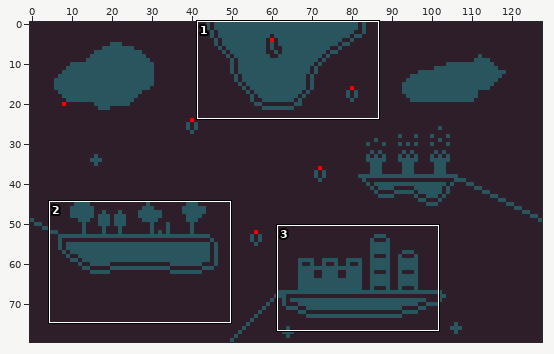
Two versions of one sprite sheet, chunks/sky/ci1.png. Above, an overview of the earlier version with the close-up marked.
Close-up. Old version:
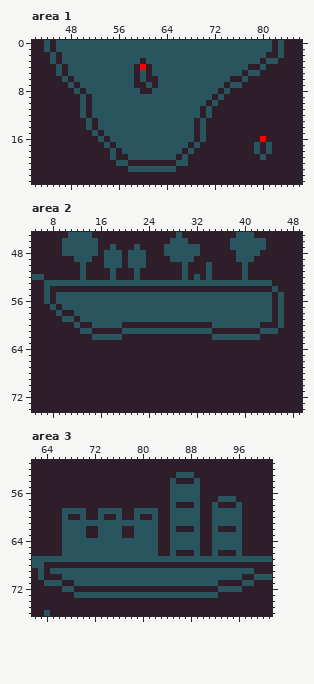
The file is 128x80 pixels. Colours within 5 levels of each other are drawn and written as one. Shown: area 1: x 42..86, y 0..23; area 2: x 5..49, y 45..74; area 3: x 62..101, y 51..76. The commit also changed other parts of the picture, which this record leaves out.
The result:
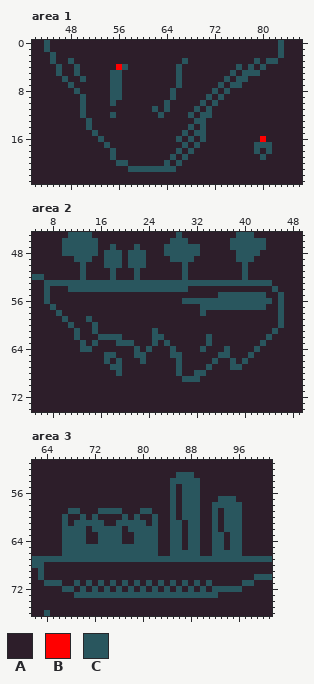
Palette (. is transparent): A #2d1e2a  B #ff0000  C #29565e
Changes in this commit:
Changed rows in their new state; - is an unchanged pixel.
Area 1:
first column x 46:
 0 AAAAAAAAAAAAAAAAAAAAAAAAAAAAAAAAAAAA
 1 AAAAAAAAAAAAAAAAAAAAAAAAAAAAAAAAAAAA
 2 -AAAAAAAAAAAAAAAAAAAAAAAAAAAAAAAAAA-
 3 -A-AAAAAAAAAAA-AAAAAA-AAAAAAAAAAA---
 4 --A-AAAAAAB-A-A-AAAA-AAAAAAAAA-AC---
 5 --A-AAAAA--AA-A-AAAA-AAAAAAAA-AC----
 6 ---A-AAAA--AA-A--AAA-AAAAAAA--C-----
 7 ----AAAAA--AA--A-AAA-AAAAAA---------
 8 -----AAAA--AAA--AAA-AAAAAA----------
 9 ------AAA--AAAAAAAA-AAAAA-----------
10 ------AAA-AAAAAAAA-AAAAA------------
11 ------AAAAAAAAAA-A-AAAA-------------
12 ------AAA-AAAAAAA-AAAA-AC-----------
13 -------AAAAAAAAAAAAAAAAC------------
14 -------AAAAAAAAAAAAAAA--------------
15 --------AAAAAAAAAAAAA-AC------------
16 ---------AAAAAAAAAAA-A--------------
17 ----------AAAAAAAAAAA-------------C-
18 -----------AAAAAAAAA----------------
19 ------------AAAAAAA-----------------
20 ------------------C--A--------------
Area 2:
first column x 9:
50 -------------------------A----------
51 -------------------------A----------
52 -----------------------A-A----------
54 --CCCCCCCCCCCCCCCCCCCC--------------
55 AAAAAAAAAAAAAAAAAAAAAAAAAAA--------A
56 AAAAAAAAAAAAAAAAAAAAA---------------
57 -AAAAAAAAAAAAAAAAAAAAAAA-----------A
58 ---AAAAAAAAAAAAAAAAAAAAA-AAAAAAAAAAA
59 --A-A-AAAAAAAAAAAAAAAAAAAAAAAAAAAAAA
60 --CA---AAAA---------------AAAAAAAA--
61 ---CAAC----AAAAA-AAAAAAAAA--------AA
62 ---C--A---------CC-------CAAAAAAAA-C
63 ----C-C---CCC---C-C------C--------C-
64 ----CC-------C-C---C----C---C----C--
65 --------CC---CC----CC------CC---C---
66 --------C-C---C-----C-----C--C-C----
67 ---------CC---------C----C---CC-----
68 ----------C---------C--CC-----------
69 ---------------------CCC------------
Area 3:
first column x 65:
54 ---------------------CCC----------
55 ---------------------A------------
56 ---------------------A------------
57 ---------------------A------------
58 ----------------------CC----CCC---
59 --A--A--------A--A---A------A-----
60 -------CA--AC--------A------A-----
61 ---A-----AA-----A-----A-----A-----
62 -------C-----C-------C-C-----CC---
63 ----------------------A------A----
64 ------AA----AA--------A------A----
65 ----------------------A------A----
66 ---------------------CCC----CCC---
69 AAAAAAAAAAAAAAAAAAAAAAAAAAAAAAAAAA
70 --AAAAAAAAAAAAAAAAAAAAAAAAAAAAAA--
71 -----A-A-A-A-A-A-A-A-A-A-A-A------
72 -----C-C-C-C-C-C-C-C-C-C-C-C------
Pixel boxes of the changes (left, top, right, bottom) in both close-ups:
changed: (56, 40, 272, 166)
changed: (56, 262, 272, 382)
changed: (50, 478, 254, 592)
